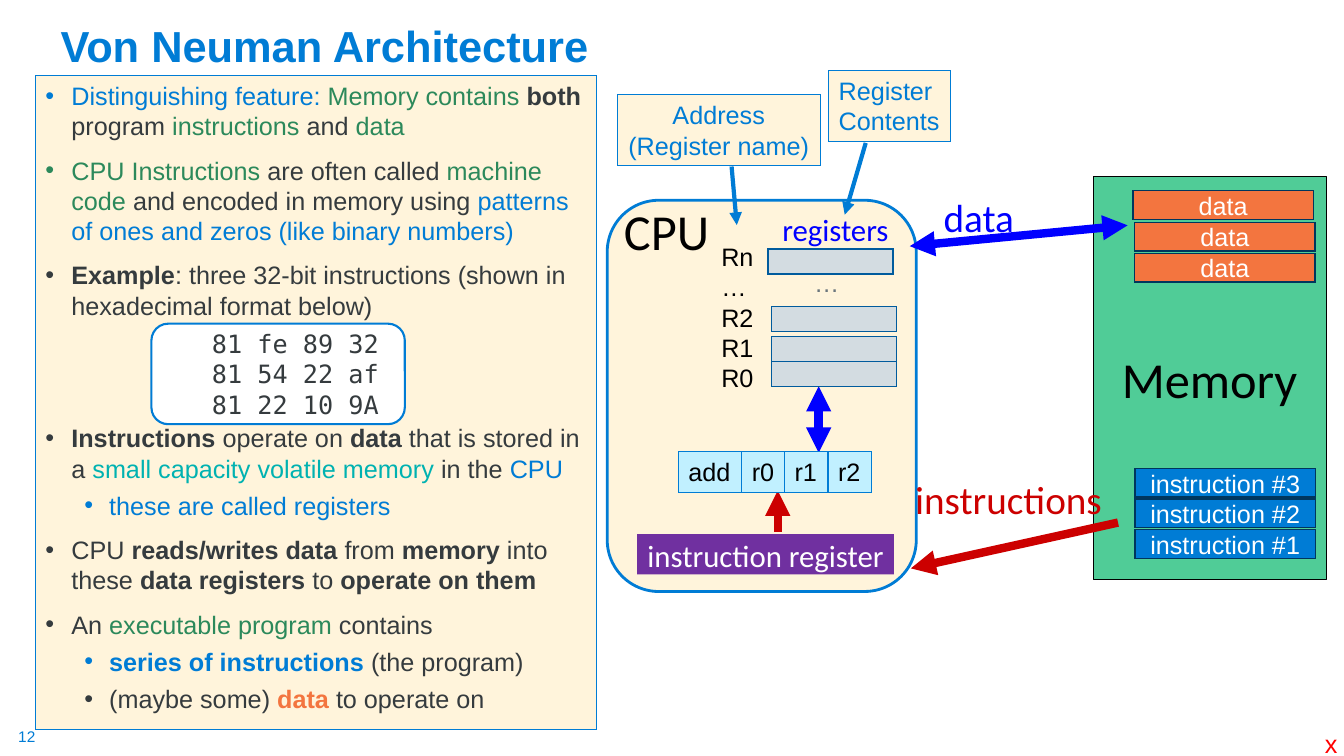
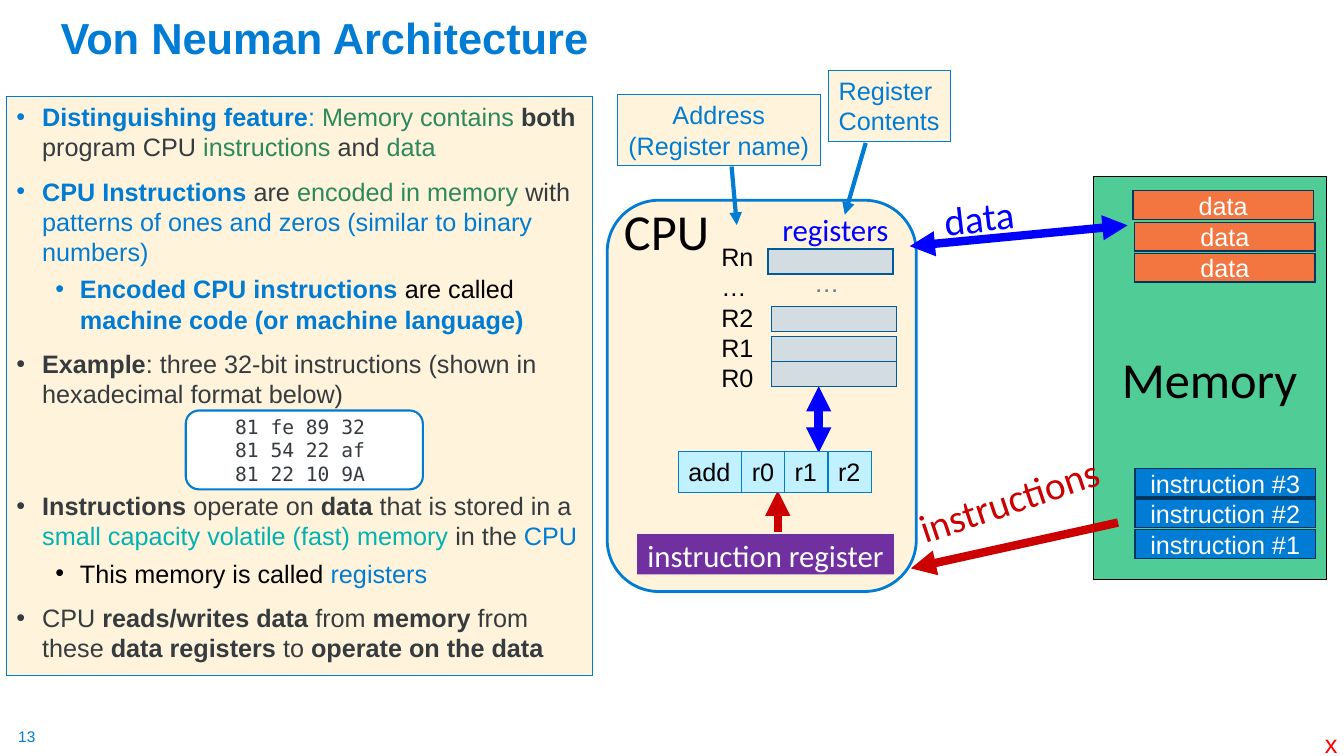
Before and after one commit to cse30-sp24/Cao-slides, a slide deck: slide 13 of 01-C-Part1.pptx (slide 12 before the commit). Drawn at 1344x756 pixels with LibreOffice and Linux fonts; fonts in the diff are those of the drawing. Boxes give left, top, right and bottom in pixels: in the first picture for what was removed or moved away, otherwise in the second. Text is boxed around its words. In the diff, an @@ line names an element or a change of style, - is before the commit and + after.

```diff
--- a/01-C-Part1.pptx
+++ b/01-C-Part1.pptx
@@ title "Von Neuman Architecture": place and size @@
-title "Von Neuman Architecture" at box(61, 30, 588, 63)
+title "Von Neuman Architecture" at box(61, 22, 588, 55)
@@ text "Distinguishing feature: Memory contains both ...": place and size @@
-text "Distinguishing feature: Memory contains both ..." at box(35, 76, 596, 730)
+text "Distinguishing feature: Memory contains both ..." at box(6, 97, 592, 676)
@@ text at box(42, 107, 575, 334): text changed @@
-• Distinguishing feature: Memory contains both program instructions and data
-• CPU Instructions are often called machine code and encoded in memory using patterns of ones and zeros (like binary numbers)
+• Distinguishing feature: Memory contains both program CPU instructions and data
+• CPU Instructions are encoded in memory with patterns of ones and zeros (similar to binary numbers)
+  • Encoded CPU instructions are called machine code (or machine language)
@@ text "data" at box(946, 205, 1016, 246): rotation 0 to 353 degrees @@
@@ rounded rectangle "81 fe 89 32": place and size @@
-rounded rectangle "81 fe 89 32" at box(151, 324, 404, 424)
+rounded rectangle "81 fe 89 32" at box(186, 410, 422, 489)
@@ rounded rectangle "81 fe 89 32" at box(186, 410, 422, 489): size 18 to 14 pt @@
@@ text "instructions": place and size @@
-text "instructions" at box(915, 482, 1102, 525)
+text "instructions" at box(885, 432, 1134, 567)
@@ text "instructions" at box(885, 432, 1134, 567): rotation 0 to 341 degrees @@
@@ text at box(42, 496, 577, 663): text changed @@
-• Instructions operate on data that is stored in a small capacity volatile memory in the CPU
-  • these are called registers
-• CPU reads/writes data from memory into these data registers to operate on them
-• An executable program contains
-  • series of instructions (the program)
-  • (maybe some) data to operate on
+• Instructions operate on data that is stored in a small capacity volatile (fast) memory in the CPU
+  • This memory is called registers
+• CPU reads/writes data from memory from these data registers to operate on the data
@@ page number at box(18, 731, 35, 742): text changed @@
-12
+13
```
Also in this commit, not shown: 33 other slides changed, 4 slides added, 1 slide removed.
